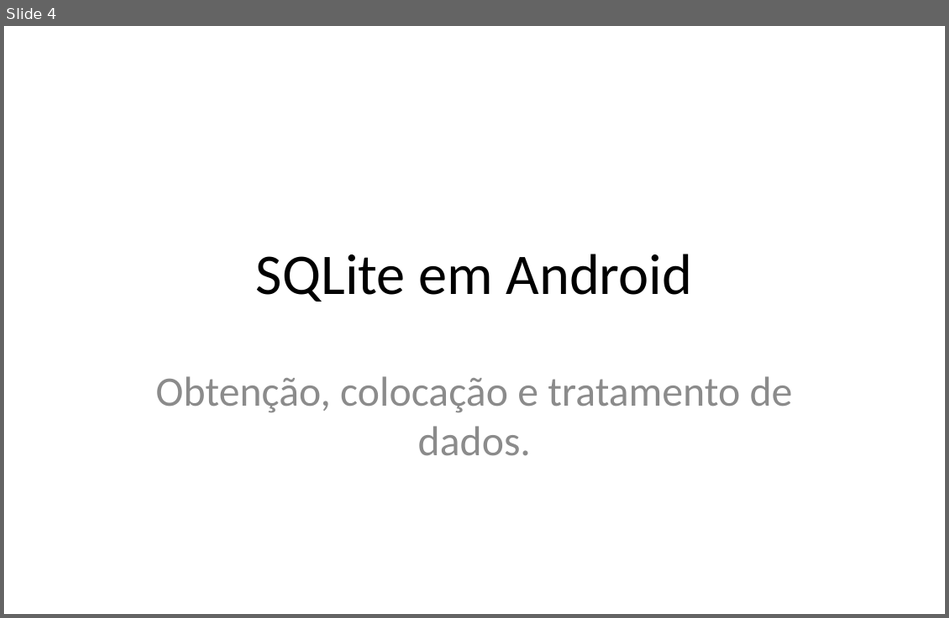
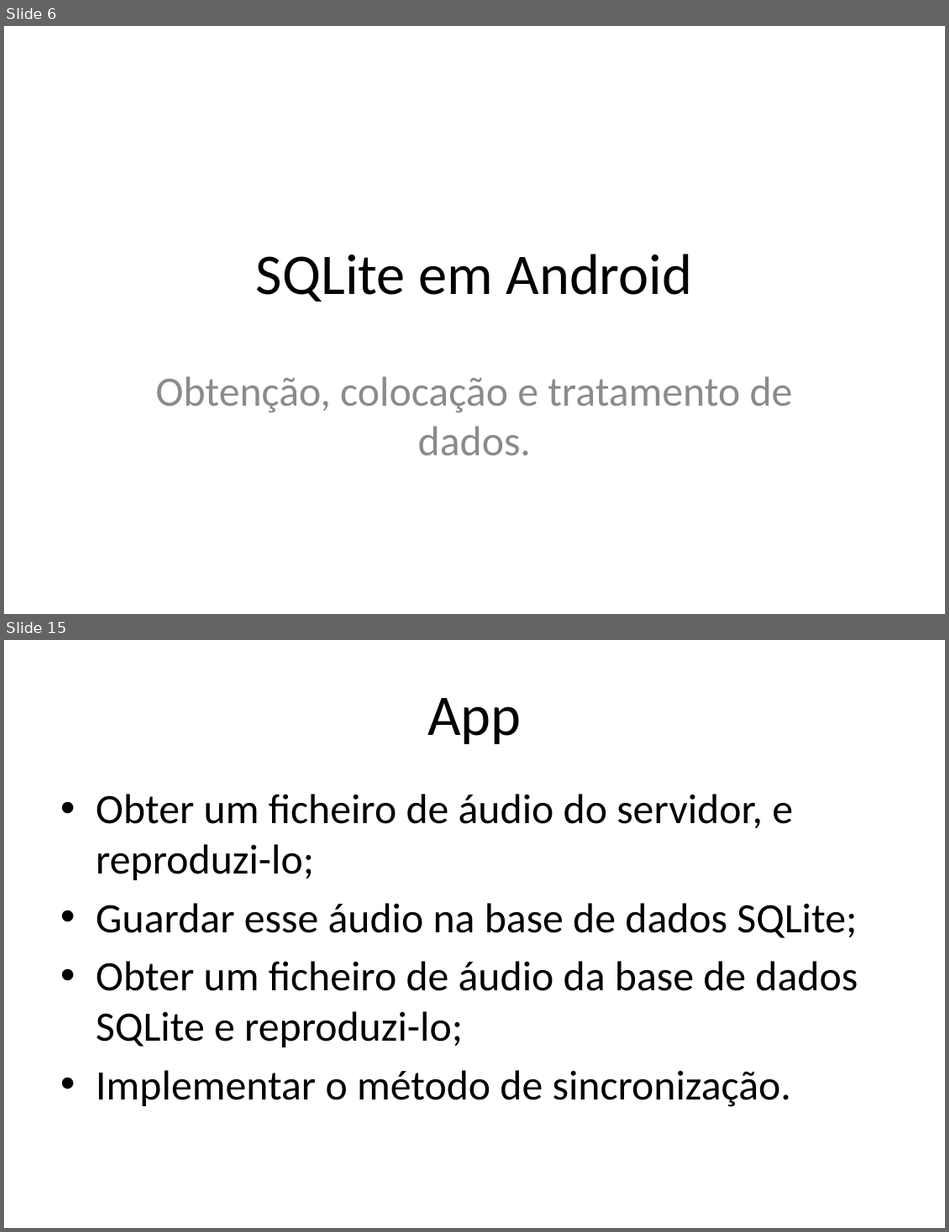
Before and after one commit to iptomar/letrinhas_si, a slide deck: Apresentacoes/v02.pptx. Shown one above the other, each under a label of ours: slide 4 before the commit, slides 6 and 15 after it; the slides between them are not shown. The pictures are 949x618 and 949x1232 pixels, drawn with LibreOffice and Linux fonts; fonts in the diff are those of the drawing; background and template pictures are left out. Boxes give left, top, right and bottom in pixels: in the first picture for what was removed or moved away, otherwise in the second. Text is boxed around its words. In the diff, an @@ line names an element or a change of style, - is before the commit and + after.

```diff
--- a/Apresentacoes/v02.pptx
+++ b/Apresentacoes/v02.pptx
@@ slide 15 added at [4, 640, 945, 1228], background #FFFFFF @@
@@ title added at [427, 698, 521, 744], 44 pt, text #000000 @@
+App
@@ text added at [96, 794, 857, 1107], 32 pt, text #000000 @@
+• Obter um ficheiro de áudio do servidor, e reproduzi-lo;
+• Guardar esse áudio na base de dados SQLite;
+• Obter um ficheiro de áudio da base de dados SQLite e reproduzi-lo;
+• Implementar o método de sincronização.
@@ what was slide 4 is now slide 6 @@
```
Also in this commit, not shown: 2 slides changed, 10 other slides added.
